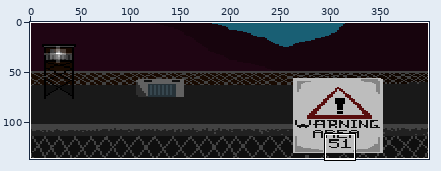
A sprite sheet gets an edit: Zombies Neighborhood/sprites/spr_show_stage/e180a95a-6532-4c41-9dd1-051f9b4e27db.png. Above, an overview of the earlier version with the close-up marked.
Close-up. First the earlier version:
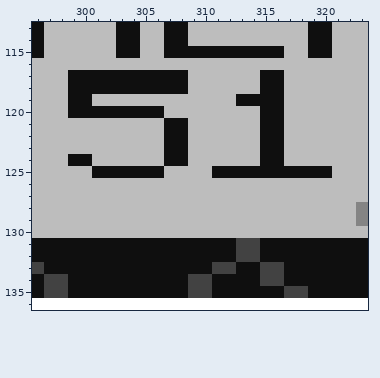
The file is 399x137 pixels. Colours within 5 levels of each other are drawn and written as one. Shown: x 296..323, y 113..136.
And afterwards:
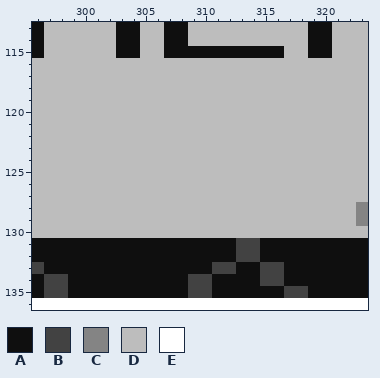
Palette (. is transparent): A #0f0f0f  B #424242  C #848484  D #bdbdbd  E #ffffff
From old to new:
y 117..118: x 299..308 AAAAAAAAAA -> DDDDDDDDDD; x 315..316 AA -> DD
y 119: x 299..300 AA -> DD; x 313..316 AAAA -> DDDD
y 120: x 299..306 AAAAAAAA -> DDDDDDDD; x 315..316 AA -> DD
y 121..123: x 307..308 AA -> DD; x 315..316 AA -> DD
y 124: x 299..300 AA -> DD; x 307..308 AA -> DD; x 315..316 AA -> DD
y 125: x 301..306 AAAAAA -> DDDDDD; x 311..320 AAAAAAAAAA -> DDDDDDDDDD
Boxes around the changes in both close-ups, in picture pixels (x1, y1, x2, y2):
changed: (68, 70, 332, 178)
